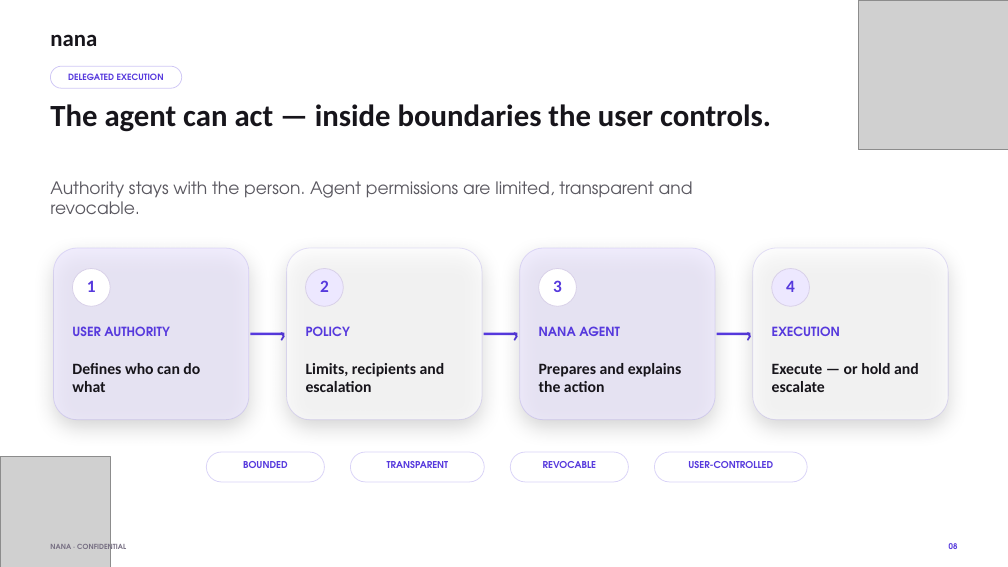
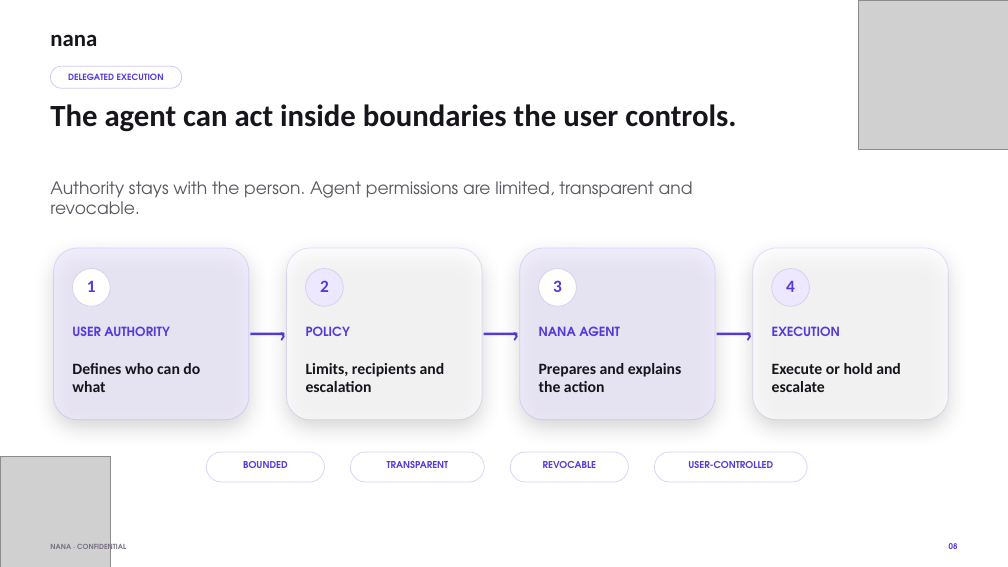
Before and after one commit to theboyplunger0x/nana-pitch-kit, a slide deck: slide 8 of deck/current/Nana-Pitch-Deck-v3.pptx. Drawn at 1008x567 pixels with LibreOffice and Linux fonts; fonts in the diff are those of the drawing; grey boxes stand for pictures; background and template pictures are left out. Boxes give left, top, right and bottom in pixels: in the first picture for what was removed or moved away, otherwise in the second. Text is boxed around its words. In the diff, an @@ line names an element or a change of style, - is before the commit and + after.

```diff
--- a/deck/current/Nana-Pitch-Deck-v3.pptx
+++ b/deck/current/Nana-Pitch-Deck-v3.pptx
@@ text at <box>50,104,736,132</box>: text changed @@
-The agent can act — inside boundaries the user controls.
+The agent can act inside boundaries the user controls.
@@ text at <box>772,363,901,392</box>: text changed @@
-Execute — or hold and escalate
+Execute or hold and escalate
```
Also in this commit, not shown: 7 other slides changed, 36 other files.
